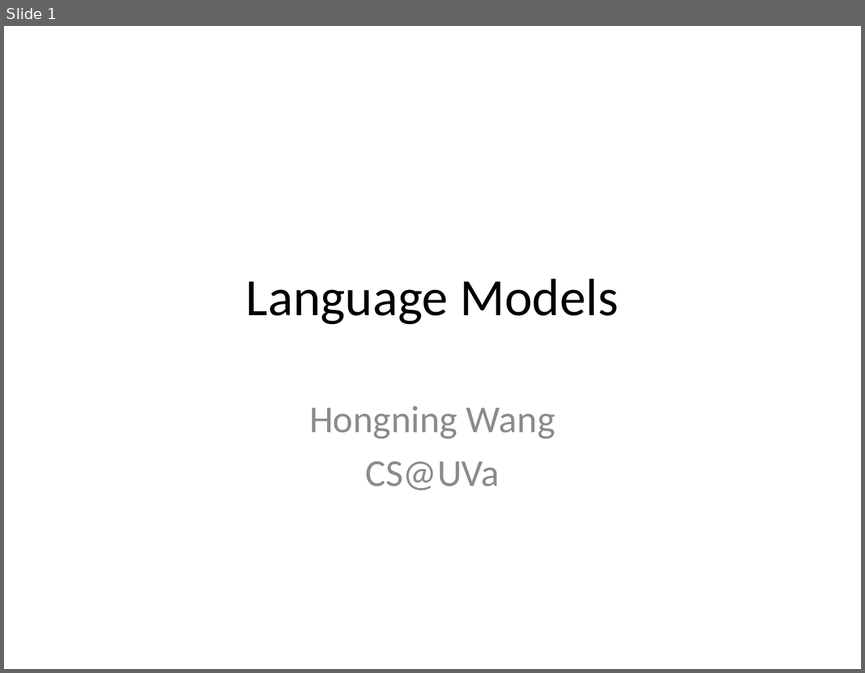
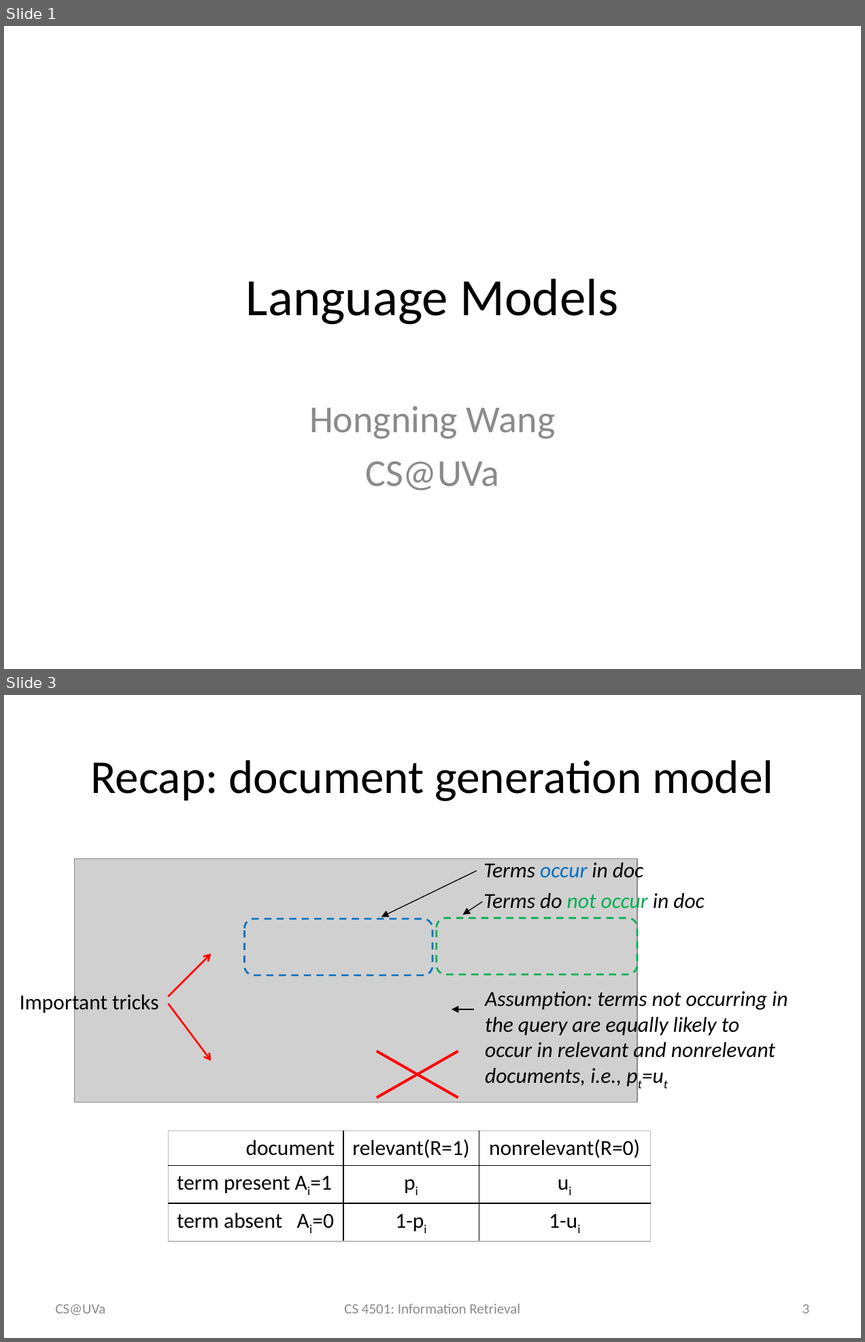
Before and after one commit to wang296/IR2015, a slide deck: docs/Language Models.pptx. Shown one above the other, each under a label of ours: slide 1 before the commit, slides 1 and 3 after it; the slides between them are not shown. The pictures are 865x673 and 865x1342 pixels, drawn with LibreOffice and Linux fonts; fonts in the diff are those of the drawing; grey boxes stand for pictures. Boxes give left, top, right and bottom in pixels: in the first picture for what was removed or moved away, otherwise in the second. Text is boxed around its words. In the diff, an @@ line names an element or a change of style, - is before the commit and + after.

```diff
--- a/docs/Language Models.pptx
+++ b/docs/Language Models.pptx
@@ slide 3 added at [4,695,861,1338], background #FFFFFF @@
@@ title added at [90,760,774,801], 39.6 pt, text #000000 @@
+Recap: document generation model
@@ picture added at [74,859,637,1102] @@
@@ group added at [381,860,704,917]: 2 texts, 2 arrows @@
+Terms occur in doc
+Terms do not occur in doc
@@ rounded rectangle added at [245,919,432,975], outline #0070C0 1.5 pt dashed @@
@@ rounded rectangle added at [436,918,637,974], outline #00B050 1.5 pt dashed @@
@@ arrow added from (169, 997) to (211, 954), #FF0000 1.5 pt @@
@@ text added at [20,991,158,1015], 18 pt, text #000000 @@
+Important tricks
@@ text added at [485,987,787,1085], 18 pt, text #000000, italic @@
+Assumption: terms not occurring in the query are equally likely to occur in relevant and nonrelevant documents, i.e., pt=ut
@@ arrow added from (169, 1004) to (211, 1061), #FF0000 1.5 pt @@
@@ arrow added from (475, 1009) to (451, 1009), #000000 0.75 pt @@
@@ line added from (377, 1051) to (458, 1098), #FF0000 2.25 pt @@
@@ line added from (458, 1051) to (377, 1098), #FF0000 2.25 pt @@
@@ table added at [169,1130,650,1236], 3 rows, 3 columns @@
+document | relevant(R=1) | nonrelevant(R=0)
+term present Ai=1 | pi | ui
+term absent Ai=0 | 1-pi | 1-ui
@@ text added at [56,1304,106,1315], 12 pt, text #8C8C8C @@
+CS@UVa
@@ text added at [344,1303,520,1313], 12 pt, text #8C8C8C @@
+CS 4501: Information Retrieval
@@ page number added at [802,1304,810,1313], 12 pt, text #8C8C8C @@
+3
```
Also in this commit, not shown: 44 slides changed, 8 other slides added, 1 slide removed, 1 other file.
